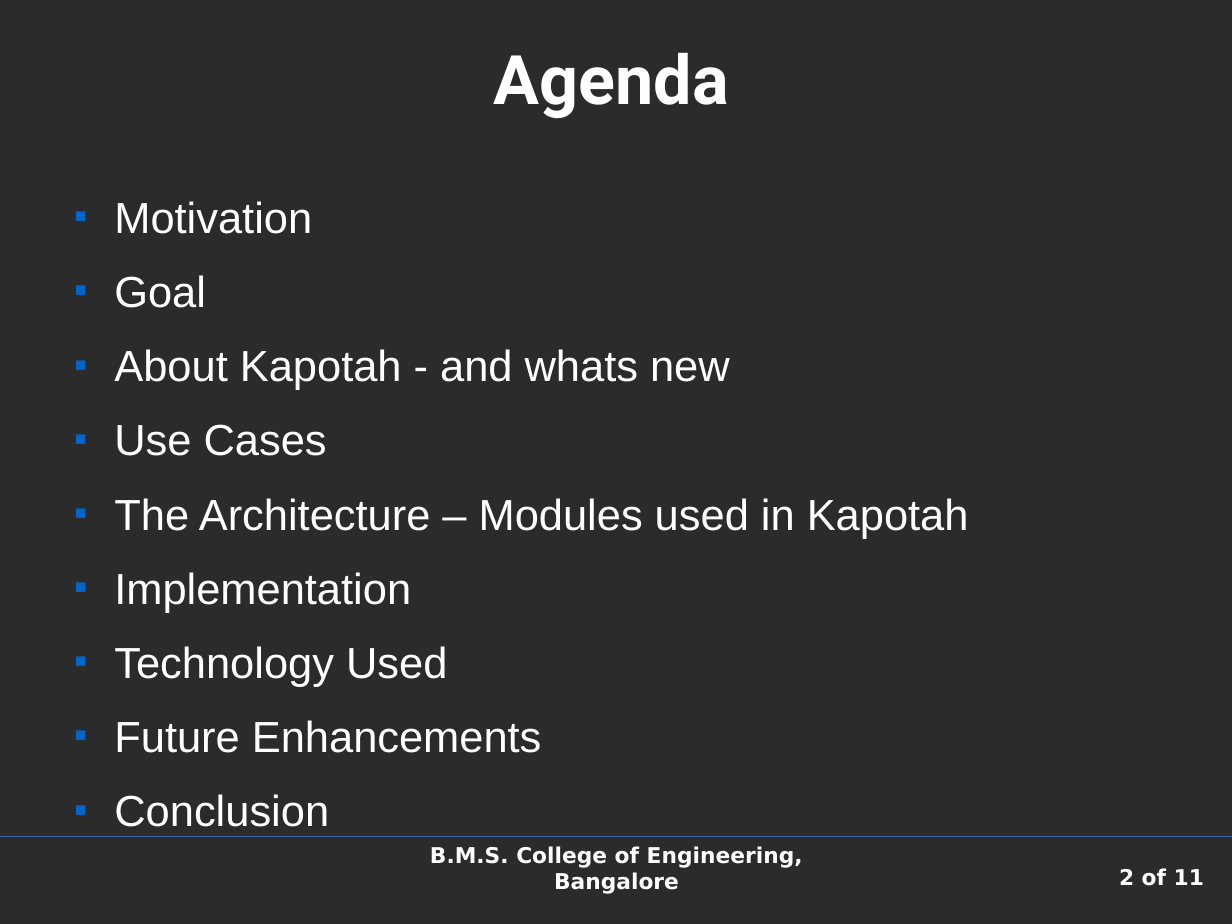
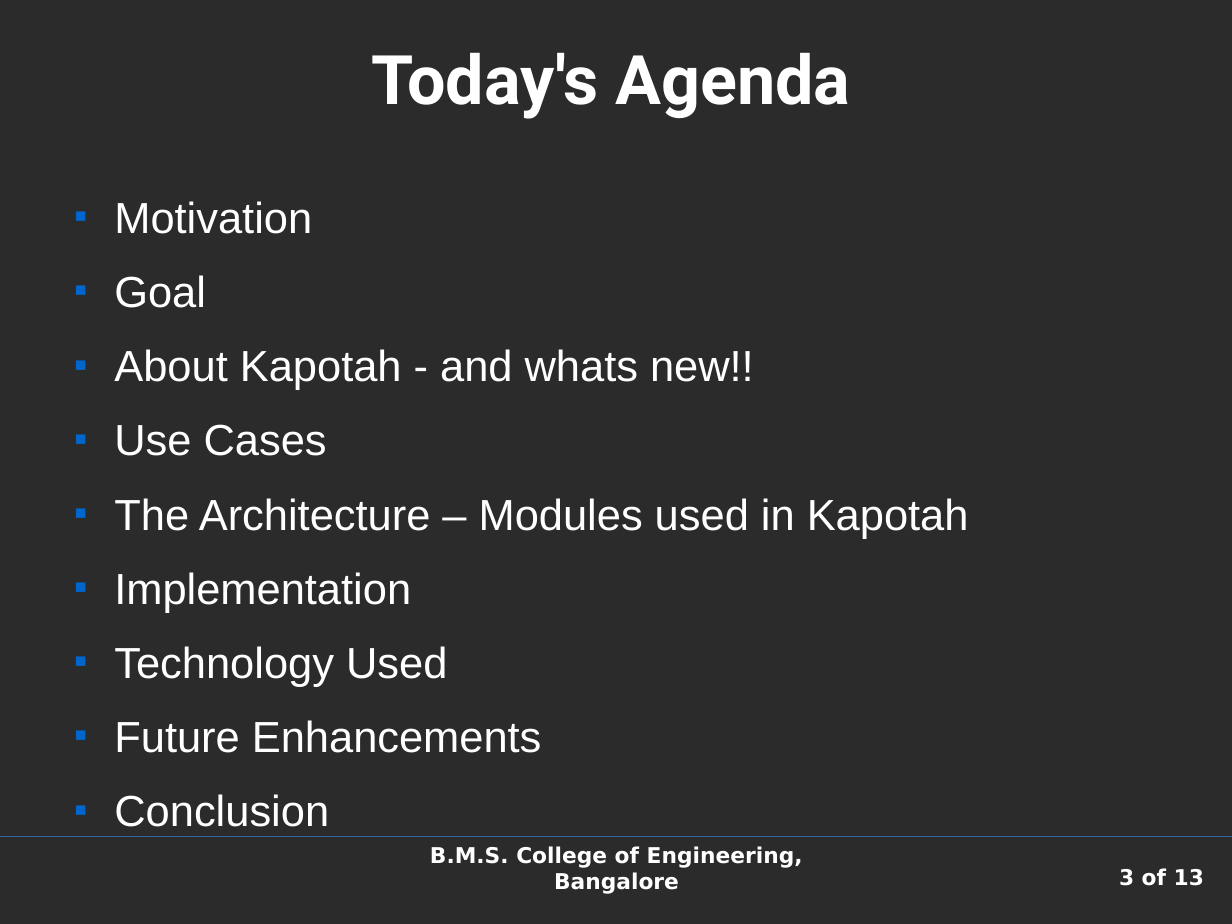
Before and after one commit to shaan7/Kapotah, a slide deck: slide 3 of docs/presentation.odp (slide 2 before the commit). Drawn at 1232x924 pixels with LibreOffice and Linux fonts; fonts in the diff are those of the drawing; background and template pictures are left out; a plain dark background stands for a picture behind light text. Boxes give left, top, right and bottom in pixels: in the first picture for what was removed or moved away, otherwise in the second. Text is boxed around its words. In the diff, an @@ line names an element or a change of style, - is before the commit and + after.

```diff
--- a/docs/presentation.odp
+++ b/docs/presentation.odp
@@ title at [372, 52, 850, 119]: text changed @@
-Agenda
+Today's Agenda
@@ text at [114, 349, 754, 390]: text changed @@
-■ About Kapotah - and whats new
+■ About Kapotah - and whats new!!
@@ page number at [1119, 868, 1204, 886]: text changed @@
-2 of 11
+3 of 13
```
Also in this commit, not shown: 6 other slides changed, 3 slides added, 1 slide removed, 6 other files.
